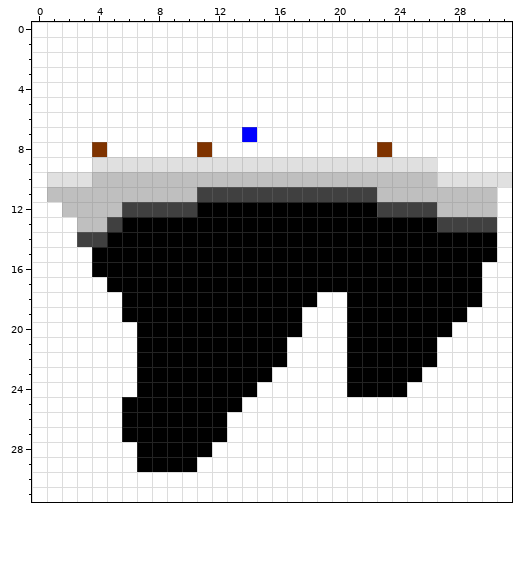
One commit to this pixel-art sprite: projects/android/assets/islands/start.png. That is the earlier state.
The file is 32x32 pixels.
The result:
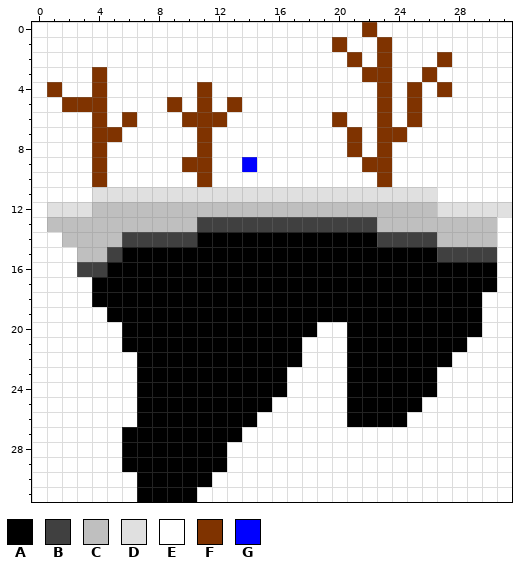
Palette (. is transparent): A #000000  B #404040  C #bfbfbf  D #e0e0e0  E #ffffff  F #7f3300  G #0000ff
Edits made:
{"y":0,"x":22,"old":"E","new":"F"}
{"y":1,"x":20,"old":"E","new":"F"}
{"y":1,"x":23,"old":"E","new":"F"}
{"y":2,"x":21,"old":"E","new":"F"}
{"y":2,"x":23,"old":"E","new":"F"}
{"y":2,"x":27,"old":"E","new":"F"}
{"y":3,"x":4,"old":"E","new":"F"}
{"y":3,"x":22,"old":"EE","new":"FF"}
{"y":3,"x":26,"old":"E","new":"F"}
{"y":4,"x":1,"old":"E","new":"F"}
{"y":4,"x":4,"old":"E","new":"F"}
{"y":4,"x":11,"old":"E","new":"F"}
{"y":4,"x":23,"old":"E","new":"F"}
{"y":4,"x":25,"old":"E","new":"F"}
{"y":4,"x":27,"old":"E","new":"F"}
{"y":5,"x":2,"old":"EEE","new":"FFF"}
{"y":5,"x":9,"old":"E","new":"F"}
{"y":5,"x":11,"old":"E","new":"F"}
{"y":5,"x":13,"old":"E","new":"F"}
{"y":5,"x":23,"old":"E","new":"F"}
{"y":5,"x":25,"old":"E","new":"F"}
{"y":6,"x":4,"old":"E","new":"F"}
{"y":6,"x":6,"old":"E","new":"F"}
{"y":6,"x":10,"old":"EEE","new":"FFF"}
{"y":6,"x":20,"old":"E","new":"F"}
{"y":6,"x":23,"old":"E","new":"F"}
{"y":6,"x":25,"old":"E","new":"F"}
{"y":7,"x":4,"old":"EE","new":"FF"}
{"y":7,"x":11,"old":"E","new":"F"}
{"y":7,"x":14,"old":"G","new":"E"}
{"y":7,"x":21,"old":"E","new":"F"}
{"y":7,"x":23,"old":"EE","new":"FF"}
{"y":8,"x":21,"old":"E","new":"F"}
{"y":9,"x":4,"old":"DDDDDDDDDDDDDDDDDDDDDDD","new":"FEEEEEFFEEGEEEEEEEFFEEE"}
{"y":10,"x":1,"old":"DDDCCCCCCCCCCCCCCCCCCCCCCCDDDDD","new":"EEEFEEEEEEFEEEEEEEEEEEFEEEEEEEE"}
{"y":11,"x":1,"old":"CCCCCCCCCCBBBBBBBBBBBBCCCCCCCC","new":"EEEDDDDDDDDDDDDDDDDDDDDDDDEEEE"}
{"y":12,"x":1,"old":"ECC","new":"DDD"}
{"y":12,"x":6,"old":"BBBBBAAAAAAAAAAAABBBBCCCCE","new":"CCCCCCCCCCCCCCCCCCCCCDDDDD"}
{"y":13,"x":1,"old":"EE","new":"CC"}
{"y":13,"x":5,"old":"BAAAAAAAAAAAAAAAAAAAAABBBB","new":"CCCCCCBBBBBBBBBBBBCCCCCCCC"}
{"y":14,"x":2,"old":"EBBAAAAAA","new":"CCCCBBBBB"}
{"y":14,"x":23,"old":"AAAAAAAA","new":"BBBBCCCC"}
{"y":15,"x":3,"old":"EAA","new":"CCB"}
{"y":15,"x":27,"old":"AAAA","new":"BBBB"}
{"y":16,"x":3,"old":"EA","new":"BB"}
{"y":16,"x":30,"old":"E","new":"A"}
{"y":17,"x":4,"old":"E","new":"A"}
{"y":17,"x":30,"old":"E","new":"A"}
{"y":18,"x":4,"old":"EE","new":"AA"}
{"y":18,"x":19,"old":"EE","new":"AA"}
{"y":19,"x":5,"old":"E","new":"A"}
{"y":19,"x":18,"old":"EEE","new":"AAA"}
{"y":19,"x":29,"old":"E","new":"A"}
{"y":20,"x":6,"old":"E","new":"A"}
{"y":20,"x":18,"old":"E","new":"A"}
{"y":20,"x":28,"old":"EE","new":"AA"}
{"y":21,"x":6,"old":"E","new":"A"}
{"y":21,"x":17,"old":"E","new":"A"}
{"y":21,"x":27,"old":"EE","new":"AA"}
{"y":22,"x":17,"old":"E","new":"A"}
{"y":22,"x":27,"old":"E","new":"A"}
{"y":23,"x":16,"old":"E","new":"A"}
{"y":23,"x":26,"old":"E","new":"A"}
{"y":24,"x":15,"old":"EE","new":"AA"}
{"y":24,"x":25,"old":"EE","new":"AA"}
{"y":25,"x":6,"old":"A","new":"E"}
{"y":25,"x":14,"old":"EE","new":"AA"}
{"y":25,"x":21,"old":"EEEEE","new":"AAAAA"}
{"y":26,"x":6,"old":"A","new":"E"}
{"y":26,"x":13,"old":"EE","new":"AA"}
{"y":26,"x":21,"old":"EEEE","new":"AAAA"}
{"y":27,"x":13,"old":"E","new":"A"}
{"y":28,"x":6,"old":"E","new":"A"}
{"y":28,"x":12,"old":"E","new":"A"}
{"y":29,"x":6,"old":"E","new":"A"}
{"y":29,"x":11,"old":"EE","new":"AA"}
{"y":30,"x":7,"old":"EEEEE","new":"AAAAA"}
{"y":31,"x":7,"old":"EEEE","new":"AAAA"}
{"label":"changed","picture_box":[47,22,512,502]}
